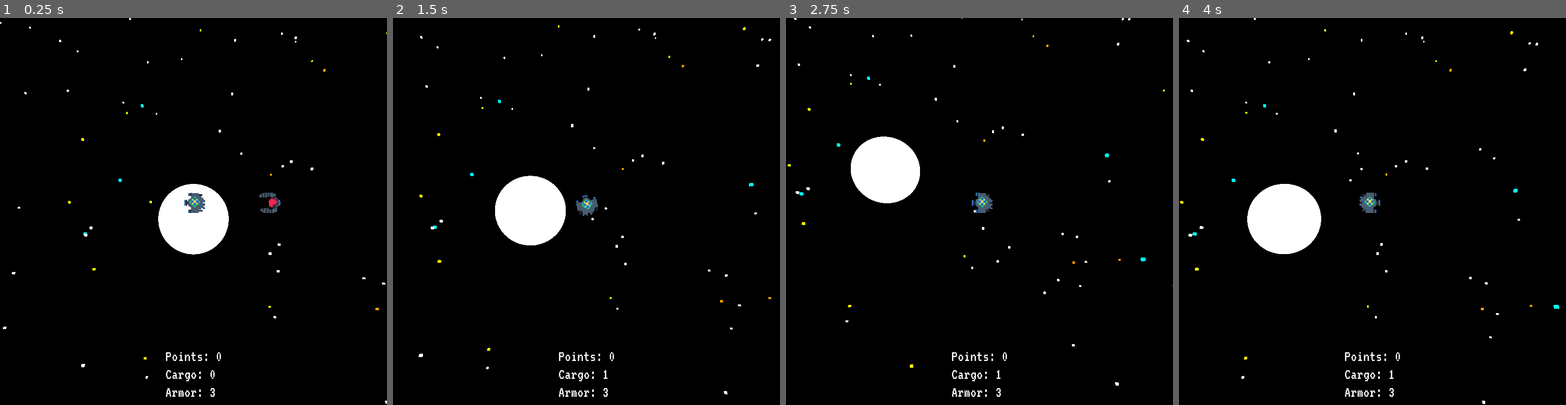
Above: before the commit, frames 1-4 (left to right).
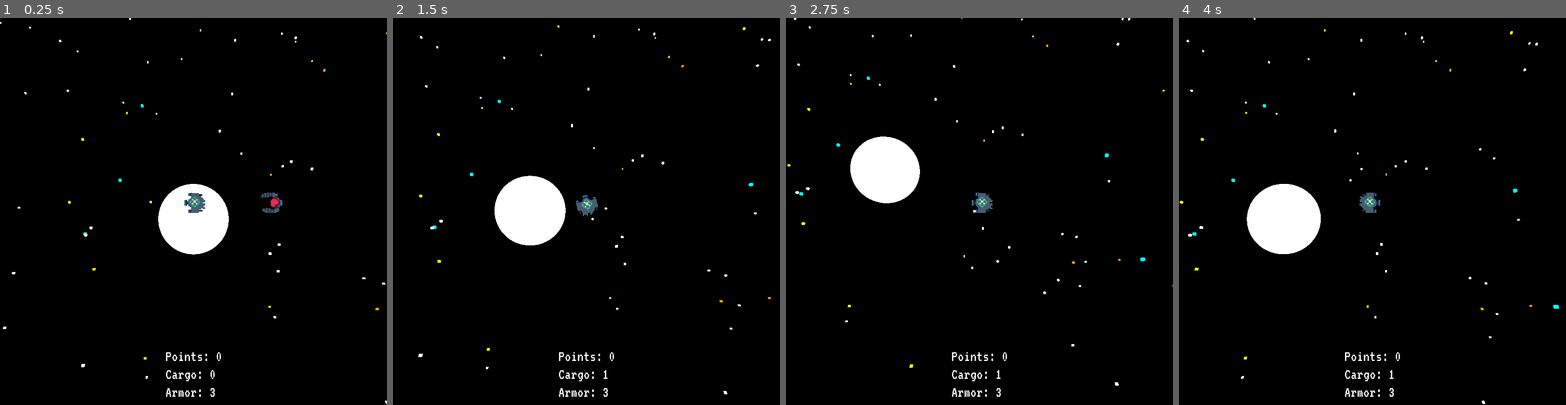
Above: after the commit, the same moments.

Repository: the-g-force/2022-January
Game: Godot game, scene res://World/World.tscn
Two runs of this game, one before a commit and one after it. Both use one fixed random seed, a clock stepped at 60 frames per second and the inputs below.
Inputs:
- Up to frame 1 (0.25 s): no input
- Up to frame 2 (1.5 s): hold D (move_right) 0.53-1.28 s; tap Space (fire) at 0.6, 1.35 s; hold S (move_down) from 1.28 s (still down)
- Up to frame 3 (2.75 s): release S (move_down) at 2.03 s; hold D (move_right) from 2.03 s (still down); tap Space (fire) at 2.1 s
- Up to frame 4 (4 s): release D (move_right) at 2.78 s; hold W (move_up) 2.78-3.53 s; tap Space (fire) at 2.85, 3.6 s; hold A (move_left) from 3.53 s (still down)

The runs differ from the first frame. In frame 1, 0.1% of the frame differs, in the area x 66-73%, y 45-51%; in frame 2, less than 0.1%; in frame 3, less than 0.1%; in frame 4, less than 0.1%.

Commit message:
Activate pirates only when player is in range

Diff:
--- a/project/Enemies/Pirate/Pirate.gd
+++ b/project/Enemies/Pirate/Pirate.gd
@@ -8,9 +8,14 @@
 export var speed := 0.75
 
 var _dead := false
+var _active := false
 
 
 func _physics_process(_delta):
+	# Only worry about this if the player is in range of the sensors
+	if not _active:
+		return
+
 	var player : Spatial = get_node(target)
 	var vector_toward_target = player.transform.origin - transform.origin
 	var angle = atan2(vector_toward_target.z, vector_toward_target.x)
@@ -45,6 +50,17 @@
 
 
 func _on_ShotTimer_timeout():
-	var laser : Spatial = _Laser.instance()
-	get_parent().add_child(laser)
-	laser.transform = transform
+	if _active:
+		var laser : Spatial = _Laser.instance()
+		laser.transform = transform
+		get_parent().add_child(laser)
+
+
+func _on_Sensor_body_entered(body):
+	assert(body.name=='Player')
+	_active = true
+
+
+func _on_Sensor_body_exited(body):
+	assert(body.name=='Player')
+	_active = false
--- a/project/Enemies/Pirate/Pirate.tscn
+++ b/project/Enemies/Pirate/Pirate.tscn
@@ -1,10 +1,13 @@
-[gd_scene load_steps=4 format=2]
+[gd_scene load_steps=5 format=2]
 
 [ext_resource path="res://Enemies/Pirate/PirateShip.obj" type="ArrayMesh" id=1]
 [ext_resource path="res://Enemies/Pirate/Pirate.gd" type="Script" id=2]
 
 [sub_resource type="ConvexPolygonShape" id=1]
 points = PoolVector3Array( 7.19036, -1.69479, 1.5, -7.58078, -1.84125, -1.5, -7.19001, -1.69479, 1.5, -6.09493, 9.12698 …(1014 unchanged characters)…
+
+[sub_resource type="SphereShape" id=2]
+radius = 200.0
 
 [node name="Pirate" type="KinematicBody"]
 collision_layer = 4
@@ -30,4 +33,12 @@
 wait_time = 1.5
 autostart = true
 
+[node name="Sensor" type="Area" parent="."]
+collision_layer = 0
+
+[node name="CollisionShape" type="CollisionShape" parent="Sensor"]
+shape = SubResource( 2 )
+
 [connection signal="timeout" from="ShotTimer" to="." method="_on_ShotTimer_timeout"]
+[connection signal="body_entered" from="Sensor" to="." method="_on_Sensor_body_entered"]
+[connection signal="body_exited" from="Sensor" to="." method="_on_Sensor_body_exited"]
--- a/project/World/World.tscn
+++ b/project/World/World.tscn
@@ -118,6 +118,7 @@
 script = ExtResource( 6 )
 
 [node name="Planet" type="Area" parent="."]
+collision_layer = 0
 
 [node name="CollisionShape" type="CollisionShape" parent="Planet"]
 shape = SubResource( 4 )
